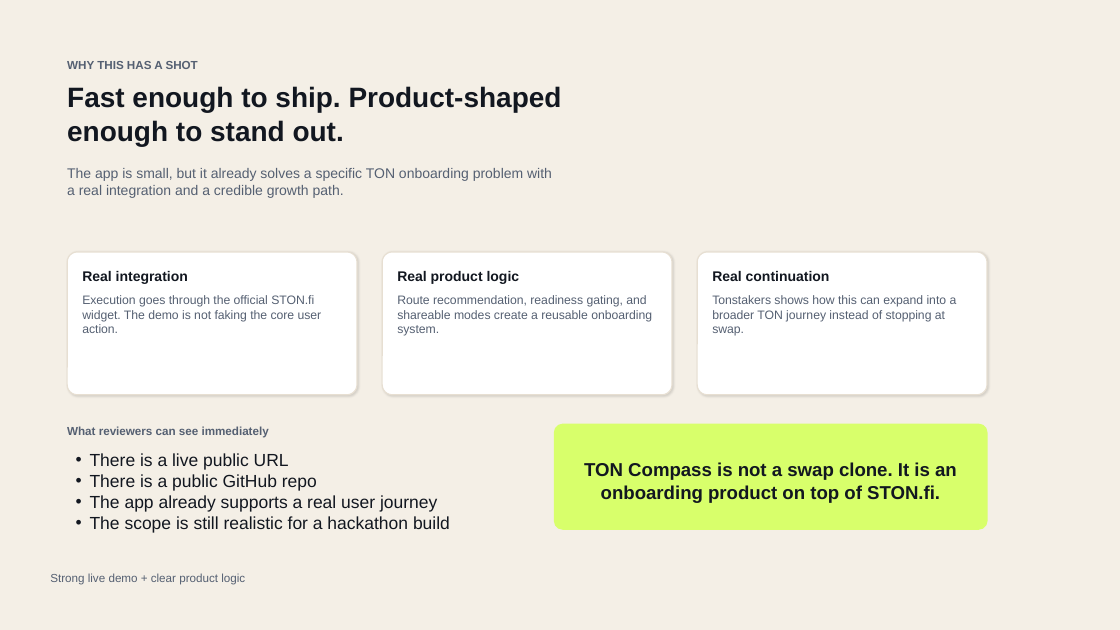
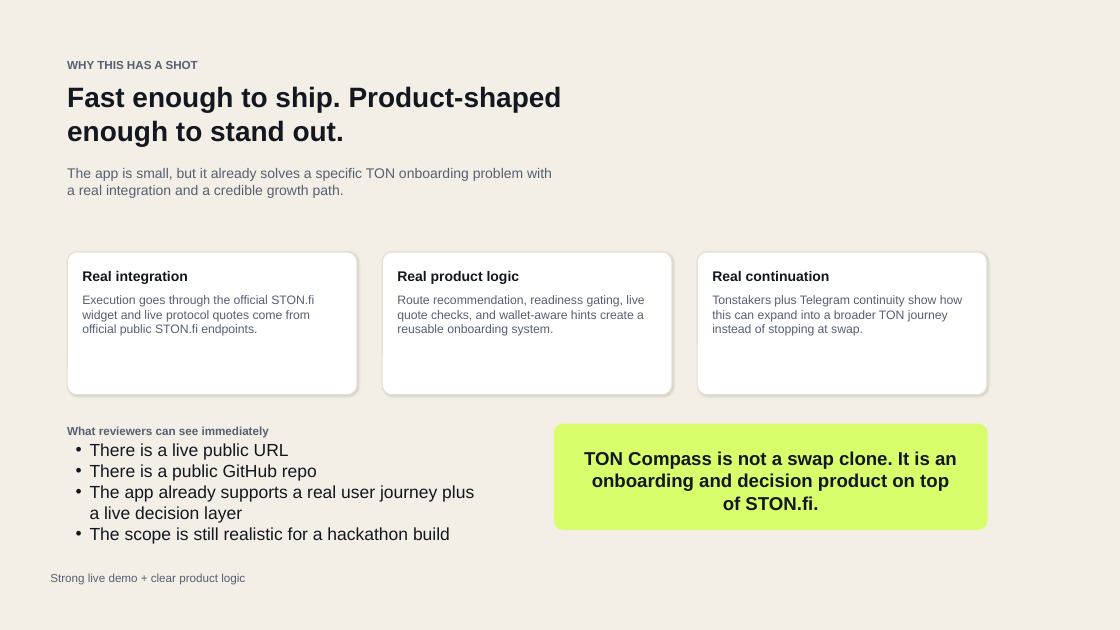
Before and after one commit to ryuriymega/stonfi-hackathon, a slide deck: slide 4 of submission/TON_Compass_Demo_Deck.pptx. Drawn at 1120x630 pixels with LibreOffice and Linux fonts; fonts in the diff are those of the drawing. Boxes give left, top, right and bottom in pixels: in the first picture for what was removed or moved away, otherwise in the second. Text is boxed around its words. In the diff, an @@ line names an element or a change of style, - is before the commit and + after.

Commit message:
Refresh demo script and submission deck

```diff
--- a/submission/TON_Compass_Demo_Deck.pptx
+++ b/submission/TON_Compass_Demo_Deck.pptx
@@ text at bbox=[82, 295, 314, 336]: text changed @@
-Execution goes through the official STON.fi widget. The demo is not faking the core user action.
+Execution goes through the official STON.fi widget and live protocol quotes come from official public STON.fi endpoints.
@@ text at bbox=[397, 295, 644, 336]: text changed @@
-Route recommendation, readiness gating, and shareable modes create a reusable onboarding system.
+Route recommendation, readiness gating, live quote checks, and wallet-aware hints create a reusable onboarding system.
@@ text at bbox=[712, 295, 962, 336]: text changed @@
-Tonstakers shows how this can expand into a broader TON journey instead of stopping at swap.
+Tonstakers plus Telegram continuity show how this can expand into a broader TON journey instead of stopping at swap.
@@ text at bbox=[584, 451, 957, 511]: text changed @@
-TON Compass is not a swap clone. It is an onboarding product on top of STON.fi.
+TON Compass is not a swap clone. It is an onboarding and decision product on top of STON.fi.
@@ text at bbox=[90, 485, 474, 523]: text changed @@
-• The app already supports a real user journey
+• The app already supports a real user journey plus a live decision layer
```
Also in this commit, not shown: 3 other slides changed, 4 other files.
